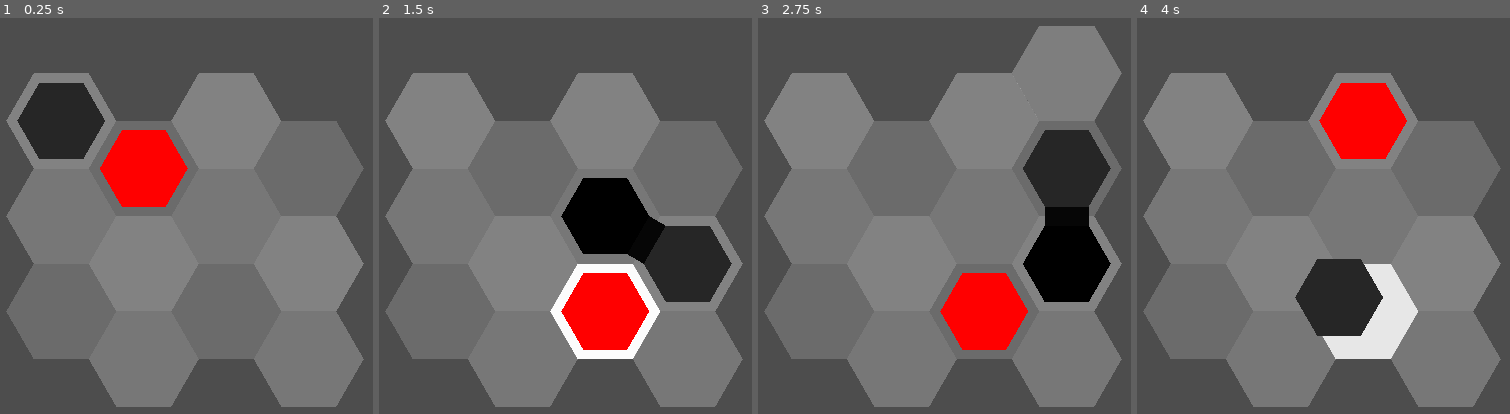
Above: before the commit, frames 1-4 (left to right).
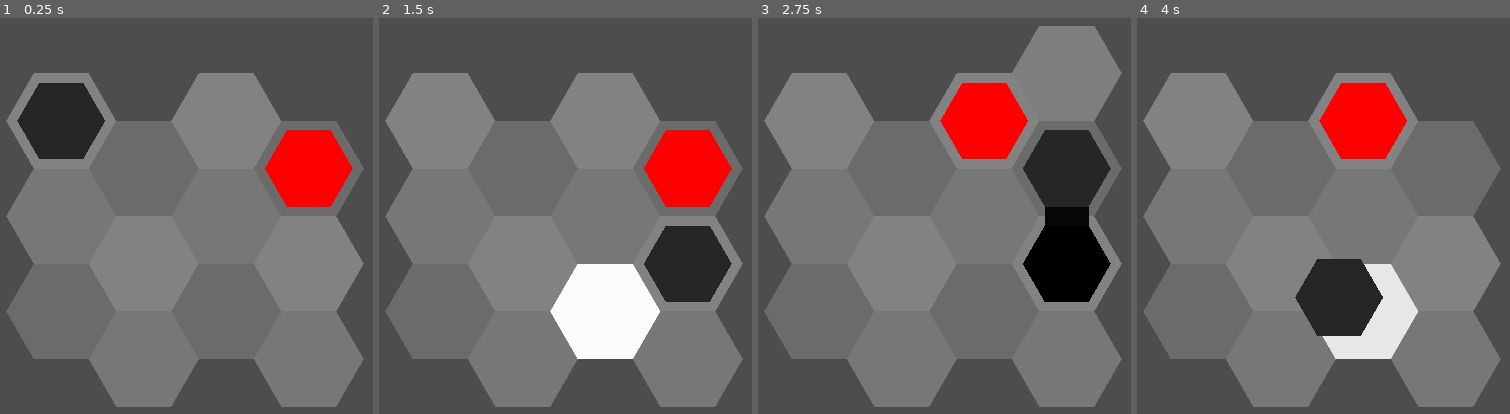
Above: after the commit, the same moments.

Repository: redpebble/sneksagon
Game: Godot game, scene res://scenes/map.tscn
The game is run twice, just before and just after one commit, with the same random seed, the same clock (stepped at 60 frames per second) and the same inputs. Sound files missing from this copy of the repository are replaced by a short silence.
Inputs (mouse positions are in pixels of both pictures, inside the frame that each line leads up to):
- Up to frame 1 (0.25 s): no input
- Up to frame 2 (1.5 s): tap Enter at 0.5 s; move the mouse to (696, 208) at 0.52 s; press the mouse at (696, 208) at 0.53 s; hold D (down-right) 0.53-1.28 s; move the mouse to (442, 271) at 1.27 s; release the mouse at (442, 271) at 1.28 s; hold S (down) from 1.28 s (still down); click (442, 271) at 1.35 s
- Up to frame 3 (2.75 s): move the mouse to (1004, 109) at 2.02 s; release S (down) at 2.03 s; press the mouse at (1004, 109) at 2.03 s; hold D (down-right) from 2.03 s (still down)
- Up to frame 4 (4 s): move the mouse to (1293, 358) at 2.77 s; release D (down-right) at 2.78 s; release the mouse at (1293, 358) at 2.78 s; hold W (up) 2.78-3.53 s; click (1293, 358) at 2.85 s; move the mouse to (1502, 330) at 3.52 s; press the mouse at (1502, 330) at 3.53 s; hold A (down-left) from 3.53 s (still down)

The runs differ from the first frame. In frame 1, 6.9% of the frame differs, in the area x 26-95%, y 28-48%; in frame 2, 11%, in the area x 48-95%, y 28-84%; in frame 3, 6.8%; in frame 4, nothing differs.

Commit message:
Removed spawn_apple from map's _ready function + simplified initial snake creation

Diff:
--- a/scenes/map.gd
+++ b/scenes/map.gd
@@ -8,7 +8,6 @@
 func _ready() -> void:
 	MapManager.map_node = self
 	populate_grid()
-	MapManager.spawn_apple()
 
 func populate_grid():
 	var playfield : Vector2 = get_window().size * 0.6
--- a/scenes/singleton/game_manager.gd
+++ b/scenes/singleton/game_manager.gd
@@ -6,23 +6,21 @@
 var camera : ShakyCamera = null
 
 func _ready() -> void:
-	start_level()
-
-func start_level():
-	create_snake()
+	await get_tree().process_frame
+	reset_level()
 
 func reset_level():
 	MapManager.clear()
-	snake.make_head(Vector2(0, 0))
+	create_snake(Vector2.ZERO)
 	MapManager.spawn_apple()
 
-func create_snake():
-	snake = snake_scene.instantiate()
-	call_deferred("add_child", snake)
-	await get_tree().process_frame
-	snake.make_head(Vector2.ZERO)
-	snake.died.connect(_on_snake_died)
-	snake.collided.connect(_on_snake_collided)
+func create_snake(init_coords : Vector2):
+	if snake == null:
+		snake = snake_scene.instantiate()
+		call_deferred("add_child", snake)
+		snake.died.connect(_on_snake_died)
+		snake.collided.connect(_on_snake_collided)
+	snake.make_head(init_coords)
 
 func _on_snake_died():
 	reset_level()
--- a/scenes/snake.gd
+++ b/scenes/snake.gd
@@ -39,6 +39,9 @@
 			move(to_coords, move_interval)
 
 func _input(event: InputEvent) -> void:
+	if head == null:
+		return
+
 	var input_vector = Vector2.ZERO
 	match input_type:
 		0: # mouse
